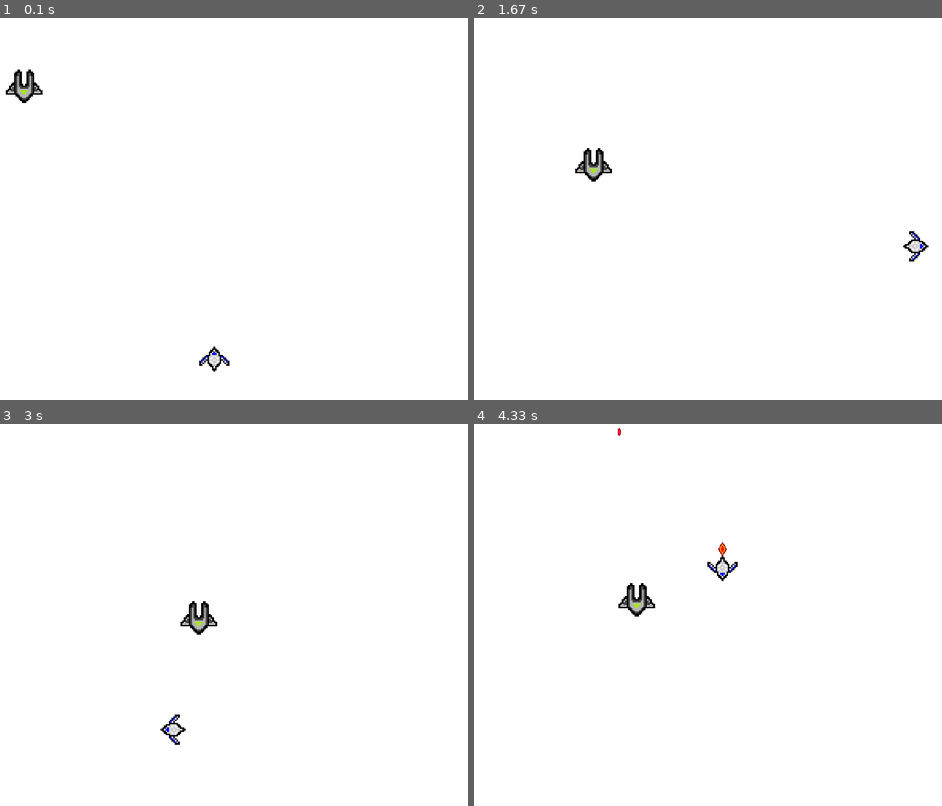
Above: before the commit, frames 1-4 (two rows, left to right).
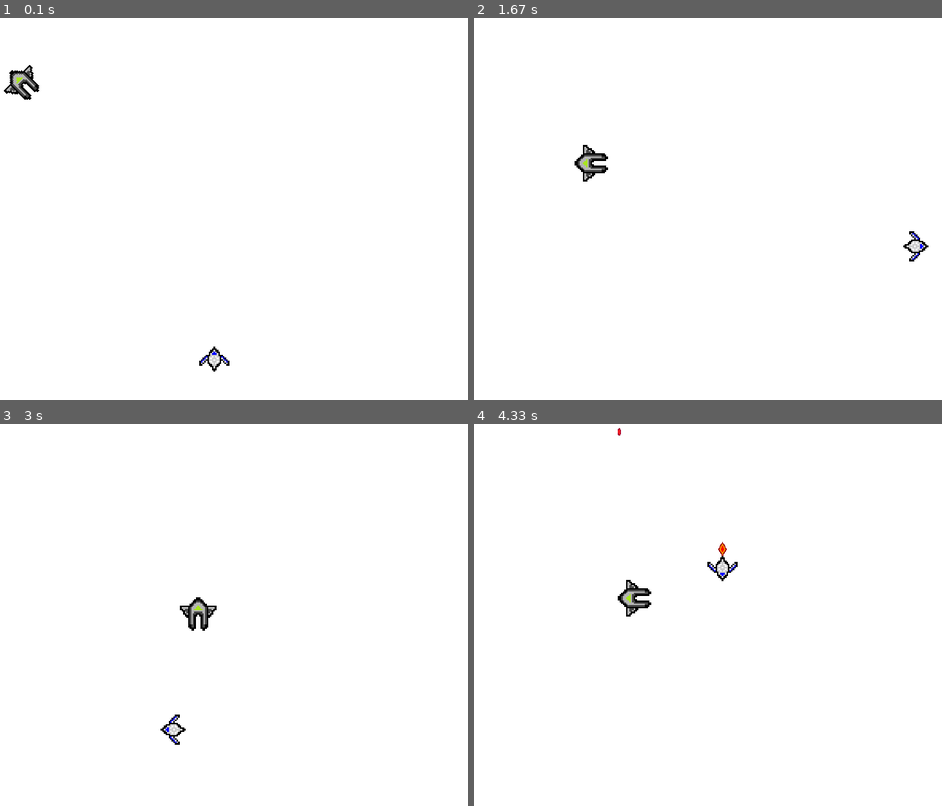
Above: after the commit, the same moments.

Repository: bhi049/pygame_project
Game: pygame game, started from main.py
Two runs of this game, one before a commit and one after it. Both use one fixed random seed, a clock stepped at 60 frames per second and the inputs below.
Inputs:
- Up to frame 1 (0.1 s): no input
- Up to frame 2 (1.67 s): hold D 0.33-0.8 s; hold W 0.83-1.13 s; hold D 1.17-1.63 s
- Up to frame 3 (3 s): hold A 1.67-2.2 s; hold S 2.23-2.53 s; hold A 2.57-2.97 s
- Up to frame 4 (4.33 s): hold W 3-3.37 s; hold D 3.4-4.03 s; hold S from 4.07 s (still down)

The runs differ from the first frame. In frame 1, 0.4% of the frame differs, in the area x 0-10%, y 12-23%; in frame 2, 0.4%, in the area x 21-30%, y 33-43%; in frame 3, 0.4%; in frame 4, 0.4%.

Commit message:
enemy now rotates correctly

Diff:
--- a/enemy.py
+++ b/enemy.py
@@ -6,12 +6,14 @@
     def __init__(self, x, y):
         image_path = os.path.join("assets", "images", "ships", "enemy_1.png" )
         original = pygame.image.load(image_path).convert_alpha()
-        self.image = pygame.transform.scale(original, (100, 100)) # scale if needed
+        self.original_image = pygame.transform.scale(original, (100, 100)) # scale if needed
+        self.image = self.original_image # original image
         self.rect = self.image.get_rect(center=(x, y))
 
         self.speed = 2
         self.shoot_cooldown = 1000  # shot delay (ms)
         self.since_last_shot = 0
+        self.direction = "UP"
 
     def move_towards_player(self, player_rect):
         # calculate the direction vector towards the player
@@ -23,9 +25,48 @@
             dx /= distance
             dy /= distance
 
-        # move enemy towards the player
+            # move enemy towards the player
             self.rect.x += dx * self.speed
             self.rect.y += dy * self.speed
+
+            # update the direction based on the movement
+            self.direction = self.get_direction_from_vector(dx, dy)
+            self.rotate()
+
+    def get_direction_from_vector(self, dx, dy):
+        dir_x = -1 if dx < -0.5 else 1 if dx > 0.5 else 0
+        dir_y = -1 if dy < -0.5 else 1 if dy > 0.5 else 0
+
+        direction_map = {
+            (0, -1): "UP",
+            (0, 1): "DOWN",
+            (-1, 0): "LEFT",
+            (1, 0): "RIGHT",
+            (1, -1): "UPRIGHT",
+            (-1, -1): "UPLEFT",
+            (1, 1): "DOWNRIGHT",
+            (-1, 1): "DOWNLEFT"
+        }
+
+        return direction_map.get((dir_x, dir_y), self.direction)
+
+
+    def rotate(self):
+        # Rotate the image based on the direction
+        angle_map = {
+            "UP": 0,
+            "DOWN": 180,
+            "RIGHT": -90,
+            "LEFT": 90,
+            "UPRIGHT": -45,
+            "UPLEFT": 45,
+            "DOWNRIGHT": -135,
+            "DOWNLEFT": 135
+        }
+        angle = angle_map.get(self.direction, 0)
+        # Rotate the original image
+        self.image = pygame.transform.rotate(self.original_image, angle)
+        self.rect = self.image.get_rect(center=self.rect.center)
 
     def update_shoot_timer(self, dt):
         self.since_last_shot += dt
--- a/main.py
+++ b/main.py
@@ -93,7 +93,7 @@
         enemy.draw(screen)
         # check if enemy can shoot
         if enemy.can_shoot():
-            bullet = Bullet(enemy.rect.centerx, enemy.rect.centery, direction_to_player(enemy.rect, player.rect))
+            bullet = Bullet(enemy.rect.centerx, enemy.rect.centery, enemy.direction)
             bullets.append(bullet)
             enemy.reset_shoot_timer()
 
